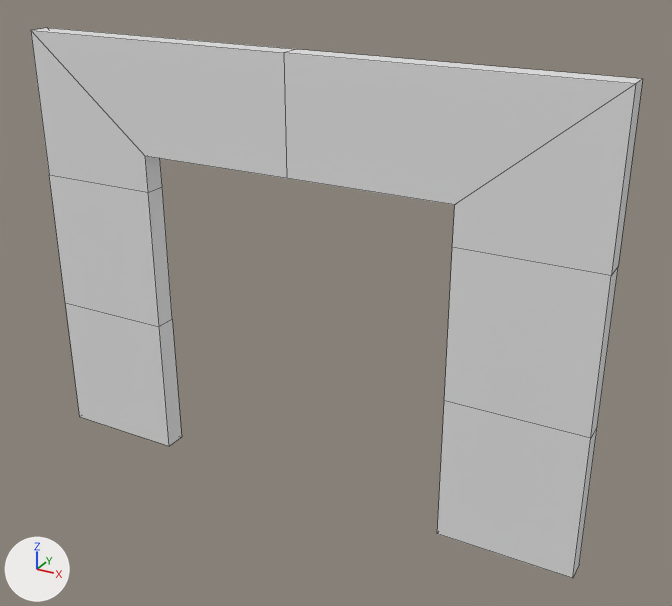
A saved change to the FBX model Assets/Trash/Models/ModularKit/SM_Wall_Int_4m_01b.fbx.
The view is the same before and after, from a 50 mm camera at (4.93, -4.85, 3.84) aimed at (2.25, 0.02, 1.41). The lights are fixed; the arrows at lower left show +X, +Y and +Z. Mesh edges are drawn as thin lines. Where no turn or scale is listed for an object, it has been applied to the vertices.

In view in the first picture: 'Wall_Int_4m_01b'.
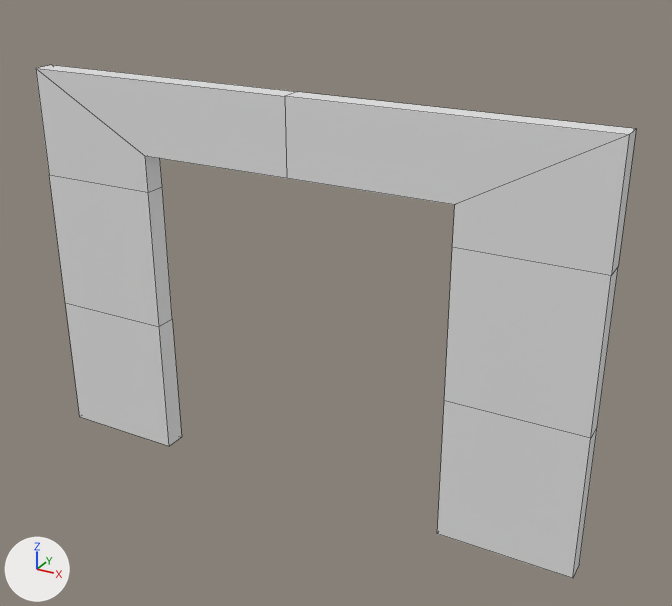
Boxes [x1, y1, x2, y2] around the edits, measured in the pictures (672 x 606 px; the box of a moved part takes in the faces that stretch with it):
'Wall_Int_4m_01b', reshaped (7% shorter): before [31, 28, 643, 578]; after [36, 65, 636, 578]
part 1 of me_mesh, moved or reshaped: before [31, 28, 643, 275]; after [36, 65, 636, 275]

The edits, one by one:
me_mesh has 36 vertices, 34 faces and spans x 0.0..4.0, y -0.15..0.0, z 0.0..3.0.
me_mesh is used by ob_wall_int_4m_01b; location (0.0, 0.0, 0.0).
Before the commit, vertices of me_mesh: 2 (4.0, 0.0, 3.0) at pixel (642, 78), 3 (0.0, 0.0, 3.0) at pixel (47, 27), 4 (4.0, -0.15, 3.0) at pixel (635, 83), 5 (0.0, -0.15, 3.0) at pixel (30, 30), 8 (2.0, 0.0, 3.0) at pixel (297, 49).
Before the commit, vertices of me_mesh: 9 (2.0, -0.15, 3.0) at pixel (283, 52).
Part 1, on me_mesh:
Vertices 2 to 5, 8, 9 of me_mesh move by (0.0, 0.0, -0.25).
